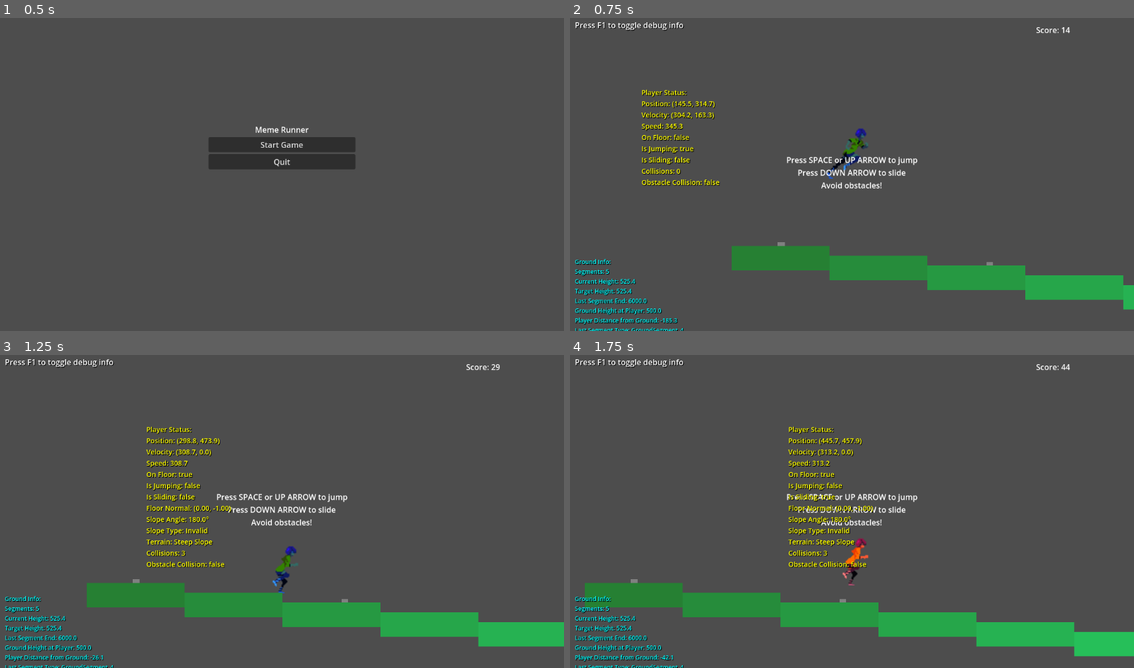
Above: before the commit, frames 1-4 (two rows, left to right).
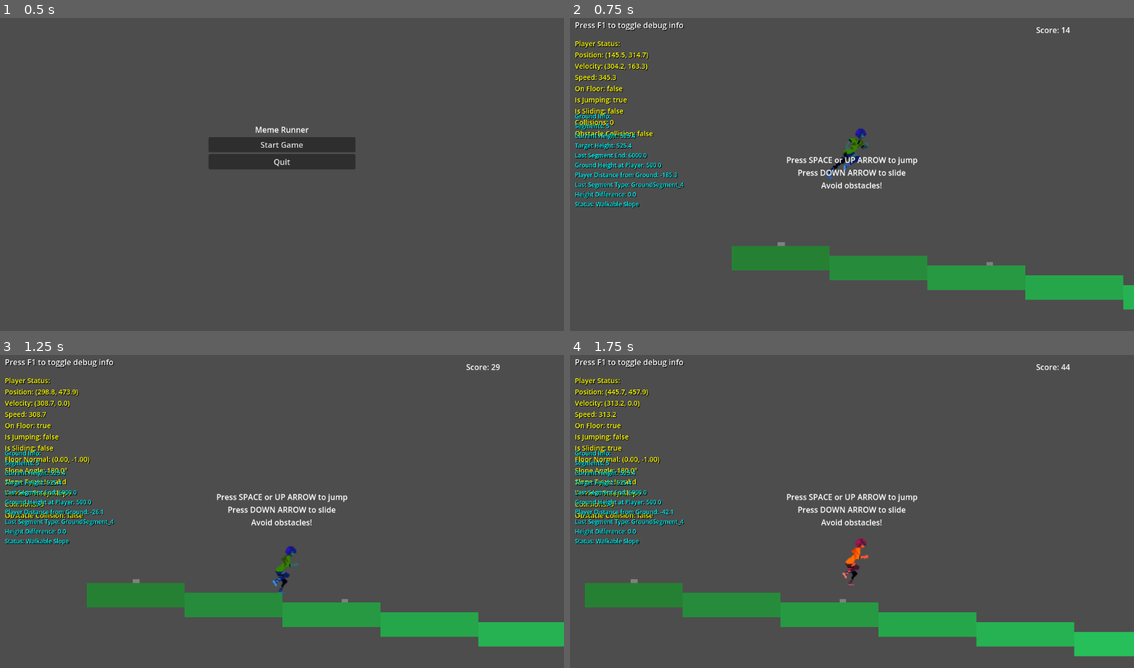
Above: after the commit, the same moments.

Repository: DeweyHur/meme_runner
Game: Godot game, scene res://scenes/MainMenu.tscn
Same seed, same stepped clock (60 frames per second), same inputs: the game is played once before the commit and once after it.
Inputs:
- Up to frame 1 (0.5 s): no input
- Up to frame 2 (0.75 s): click "Start Game" at 0.5 s
- Up to frame 3 (1.25 s): no input
- Up to frame 4 (1.75 s): tap Space (jump) at 1.25, 1.52 s; hold Up (ui_up) from 1.28 s (still down); hold Shift (slide) from 1.28 s (still down)

Frame 1 is identical in both runs. In frame 2, 4.6% of the frame differs, in the area x 0-27%, y 7-100%; in frame 3, 5.6%, in the area x 0-42%, y 7-100%; in frame 4, 5.6%.
Error in both runs: Invalid assignment of property or key 'x' with value of type 'Nil' on a base object of type 'Vector2'. (res://scripts/Player.gd:97)

Commit message:
Use fixed positions for debug overlay - player info at top-left, ground info at middle-left

Diff:
--- a/scripts/DebugOverlay.gd
+++ b/scripts/DebugOverlay.gd
@@ -58,12 +58,8 @@
 	if not player:
 		return
 
-	# Get player position in screen coordinates
-	var player_screen_pos = get_viewport().get_camera_2d().get_screen_center_position()
-	player_screen_pos.y -= 150  # Position above player
-
-	# Update label position
-	player_debug_label.position = player_screen_pos
+	# Use fixed position for player debug info (top-right corner)
+	player_debug_label.position = Vector2(10, 50)
 
 	# Get player information
 	var player_info = ""
@@ -151,9 +147,8 @@
 		else:
 			ground_info += "Status: Jump Required\n"
 
-	# Position ground debug label at bottom of screen
-	var viewport_size = get_viewport().get_visible_rect().size
-	ground_debug_label.position = Vector2(10, viewport_size.y - 150)
+	# Position ground debug label at fixed position (middle-left of screen)
+	ground_debug_label.position = Vector2(10, 200)
 
 	# Update label text
 	ground_debug_label.text = ground_info
